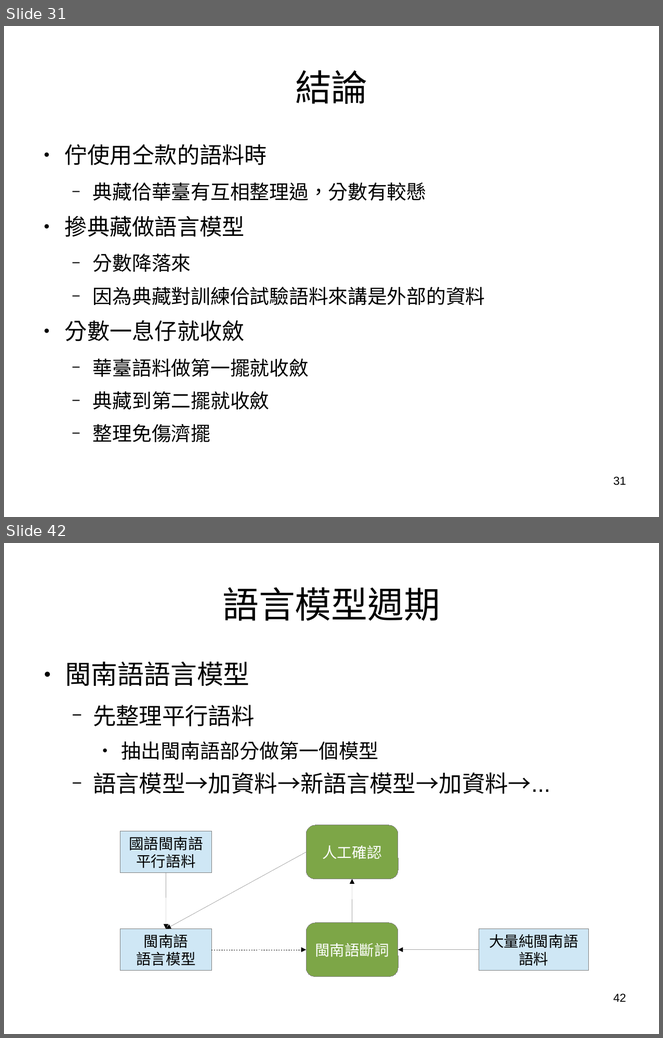
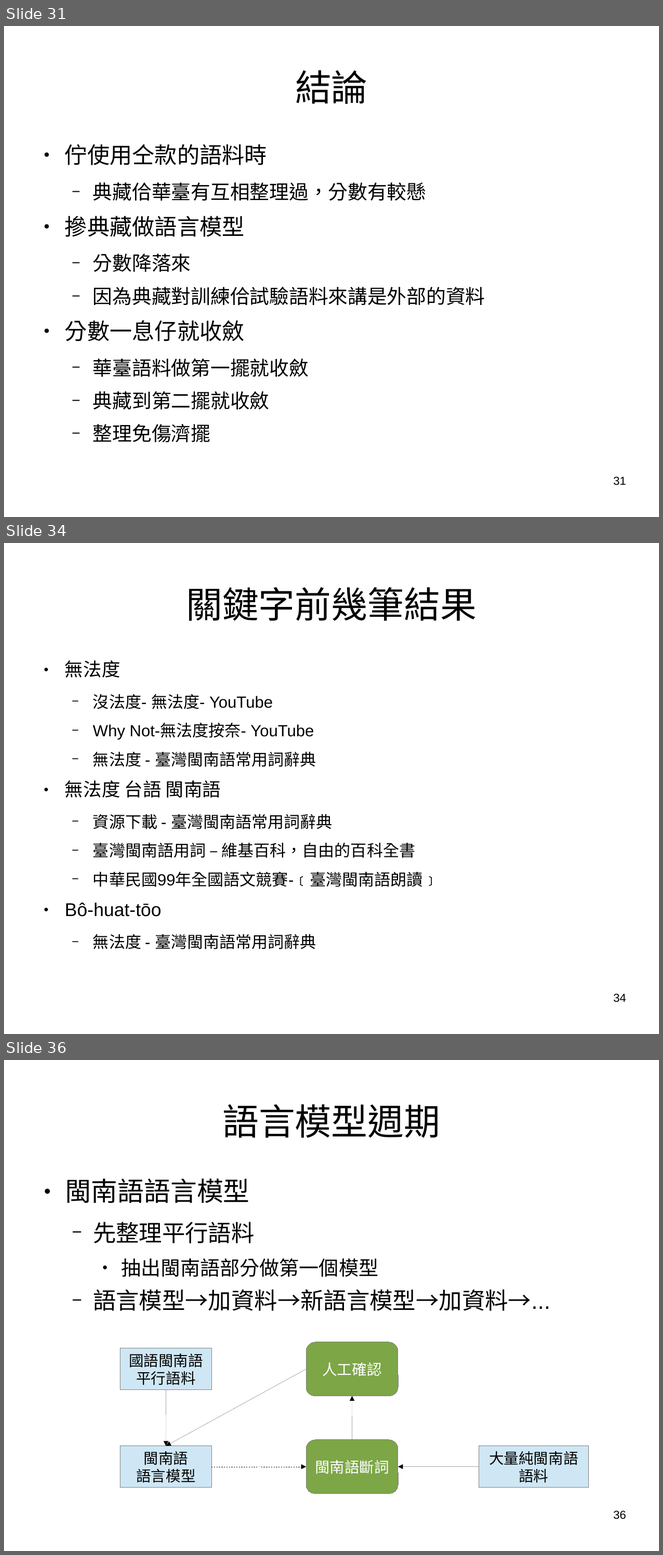
Before and after one commit to sih4sing5hong5/po3-ko3_tau5-iann2-phinn3, a slide deck: 翻譯報告.odp. Shown one above the other, each under a label of ours: slides 31 and 42 before the commit, slides 31, 34 and 36 after it; the slides between them are not shown. The pictures are 663x1038 and 663x1555 pixels, drawn with LibreOffice and Linux fonts; fonts in the diff are those of the drawing. Boxes give left, top, right and bottom in pixels: in the first picture for what was removed or moved away, otherwise in the second. Text is boxed around its words. In the diff, an @@ line names an element or a change of style, - is before the commit and + after.

```diff
--- a/翻譯報告.odp
+++ b/翻譯報告.odp
@@ slide 34 added at (4, 543, 659, 1034), background #FFFFFF @@
@@ title added at (186, 587, 477, 621), 44 pt, text #000000 @@
+關鍵字前幾筆結果
@@ text added at (65, 661, 439, 950), 19.6 pt, text #000000 @@
+● 無法度
+  − 沒法度- 無法度- YouTube
+  − Why Not-無法度按奈- YouTube
+  − 無法度 - 臺灣閩南語常用詞辭典
+● 無法度 台語 閩南語
+  − 資源下載 - 臺灣閩南語常用詞辭典
+  − 臺灣閩南語用詞 – 維基百科，自由的百科全書
+  − 中華民國99年全國語文競賽-﹝臺灣閩南語朗讀﹞
+● Bô-huat-tōo
+  − 無法度 - 臺灣閩南語常用詞辭典
@@ page number added at (613, 994, 626, 1003), 14 pt, text #000000 @@
+34
@@ what was slide 42 is now slide 36 @@
@@ page number at (613, 1511, 626, 1520): text changed @@
-42
+36
```
Also in this commit, not shown: 6 slides changed, 2 other slides added.
